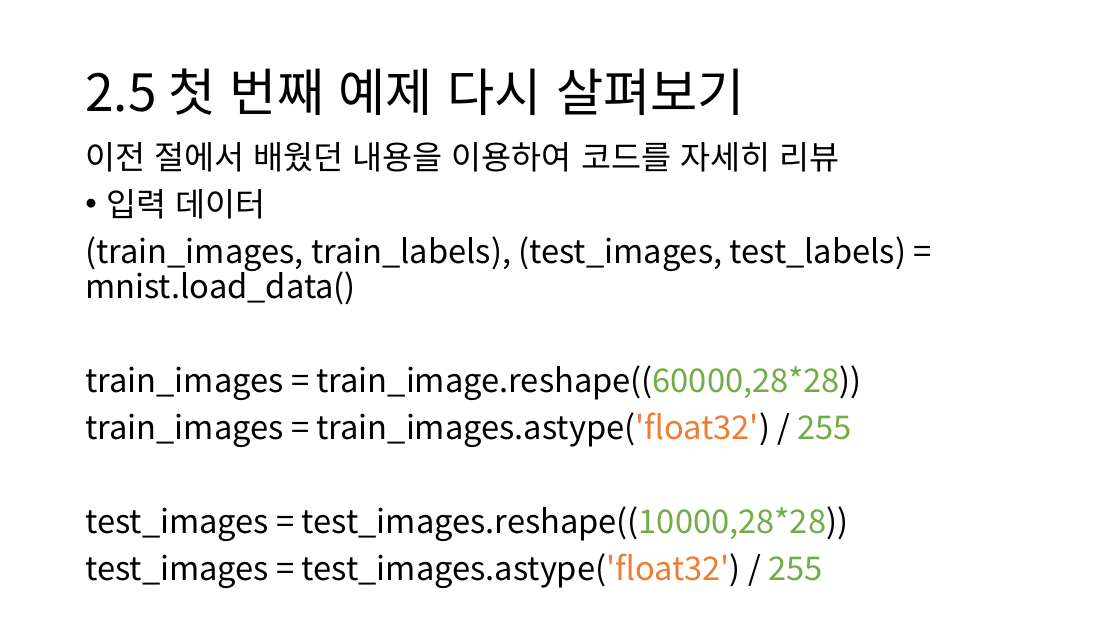
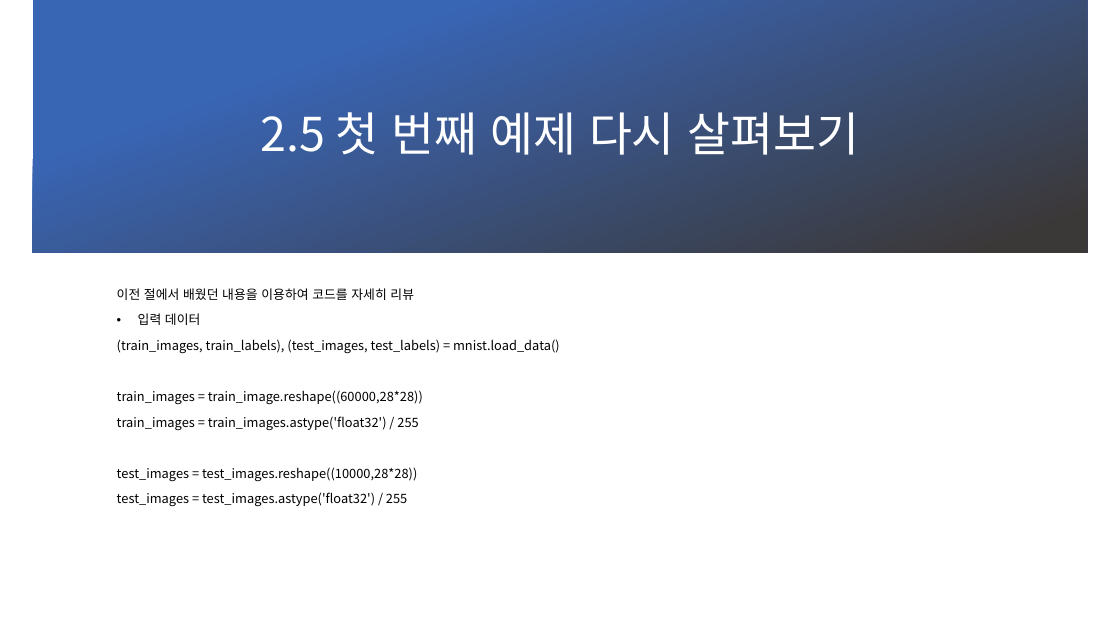
Before and after one commit to JoSihun/DeepLearningStudy, a slide deck: slide 2 of 01_TEAM_DATA/B팀/2주차_1장,2장_B팀_염주헌.pptx. Drawn at 1120x630 pixels with LibreOffice and Linux fonts; fonts in the diff are those of the drawing; background and template pictures are left out. Boxes give left, top, right and bottom in pixels: in the first picture for what was removed or moved away, otherwise in the second. Text is boxed around its words. In the diff, an @@ line names an element or a change of style, - is before the commit and + after.

```diff
--- a/01_TEAM_DATA/B팀/2주차_1장,2장_B팀_염주헌.pptx
+++ b/01_TEAM_DATA/B팀/2주차_1장,2장_B팀_염주헌.pptx
@@ rectangle added at [33, 0, 1088, 253], fill gradient #3965B5 to #3B3838 @@
@@ title "2.5 첫 번째 예제 다시 ...": place and size @@
-title "2.5 첫 번째 예제 다시 ..." at [85, 68, 745, 115]
+title "2.5 첫 번째 예제 다시 ..." at [260, 112, 860, 155]
@@ title "2.5 첫 번째 예제 다시 ..." at [260, 112, 860, 155]: size 44 to 40 pt, text colour #000000 to #FFFFFF; alignment left to centre @@
@@ text "이전 절에서 배웠던 내용을 이용하여 ...": place and size @@
-text "이전 절에서 배웠던 내용을 이용하여 ..." at [85, 142, 906, 588]
+text "이전 절에서 배웠던 내용을 이용하여 ..." at [117, 288, 560, 507]
@@ text "이전 절에서 배웠던 내용을 이용하여 ..." at [117, 288, 560, 507]: size 28 to 11 pt; text colour #70AD47 to #000000 in "train_image.reshape((60000,28*28))", "255", "test_images.reshape((10000,28*28))", "255"; text colour #ED7D31 to #000000 in "train_images.astype('float32')", "test_images.astype('float32')" @@
```
Also in this commit, not shown: 3 other slides changed.
